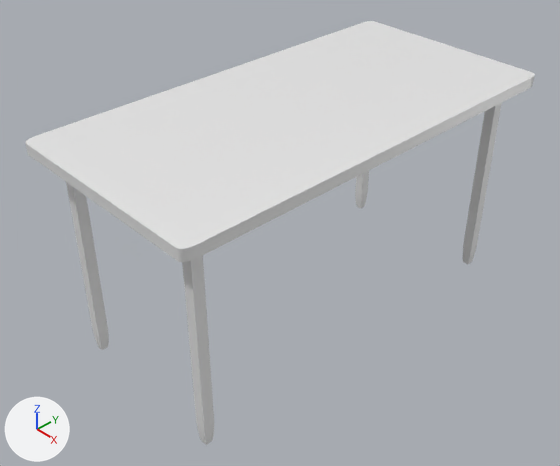
What one commit did to the Blender file VRProgram/VRProject/Assets/Meshes/Table.blend.
The view is the same before and after, from a camera (50 mm lens) standing at (8.4, -8.39, 5.68) and looking at (-0.08, -0.41, -2.22). Lighting does not change. The marker at lower left points along +X, +Y and +Z.
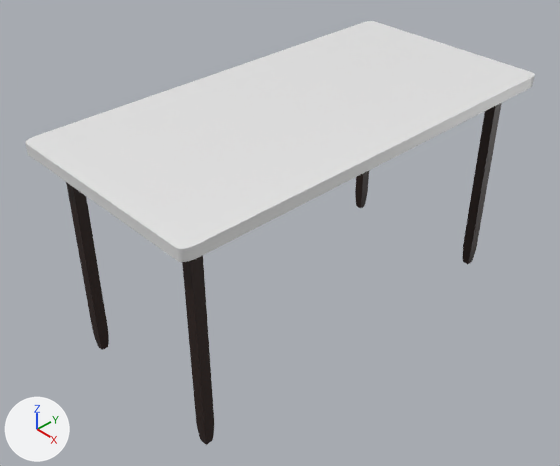
Pixel boxes [x1, y1, x2, y2] of what changed, in the pictures (560 x 466 px):
```json
{"object": "Cube.005", "change": "recoloured", "before": [66, 103, 502, 445], "after": [66, 103, 502, 445], "on screen": "grey to black"}
```

Edits to the scene script, one JSON object a line:
```json
{"op": "add", "block": "img_tablelegstexture", "code": ["img_tablelegstexture = load_image('TableLegsTexture', '../Materials/TableLegsTexture.png', 1024, 1024, 'sRGB')"]}
{"op": "add", "block": "mat_material_001", "code": ["mat_material_001 = principled_material('Material.001')", "mat_material_001.texture = img_tablelegstexture"]}
{"block": "me_cube_005", "where": "me_cube_005.from_pydata(...)  # 224 vertices, 212 faces; spans x -32.0..2.0, y -72.0..2.0, z -1.0..1.0"}
{"op": "add", "block": "me_cube_005", "code": "me_cube_005.materials.append(mat_material_001)  # picture img_tablelegstexture"}
```
